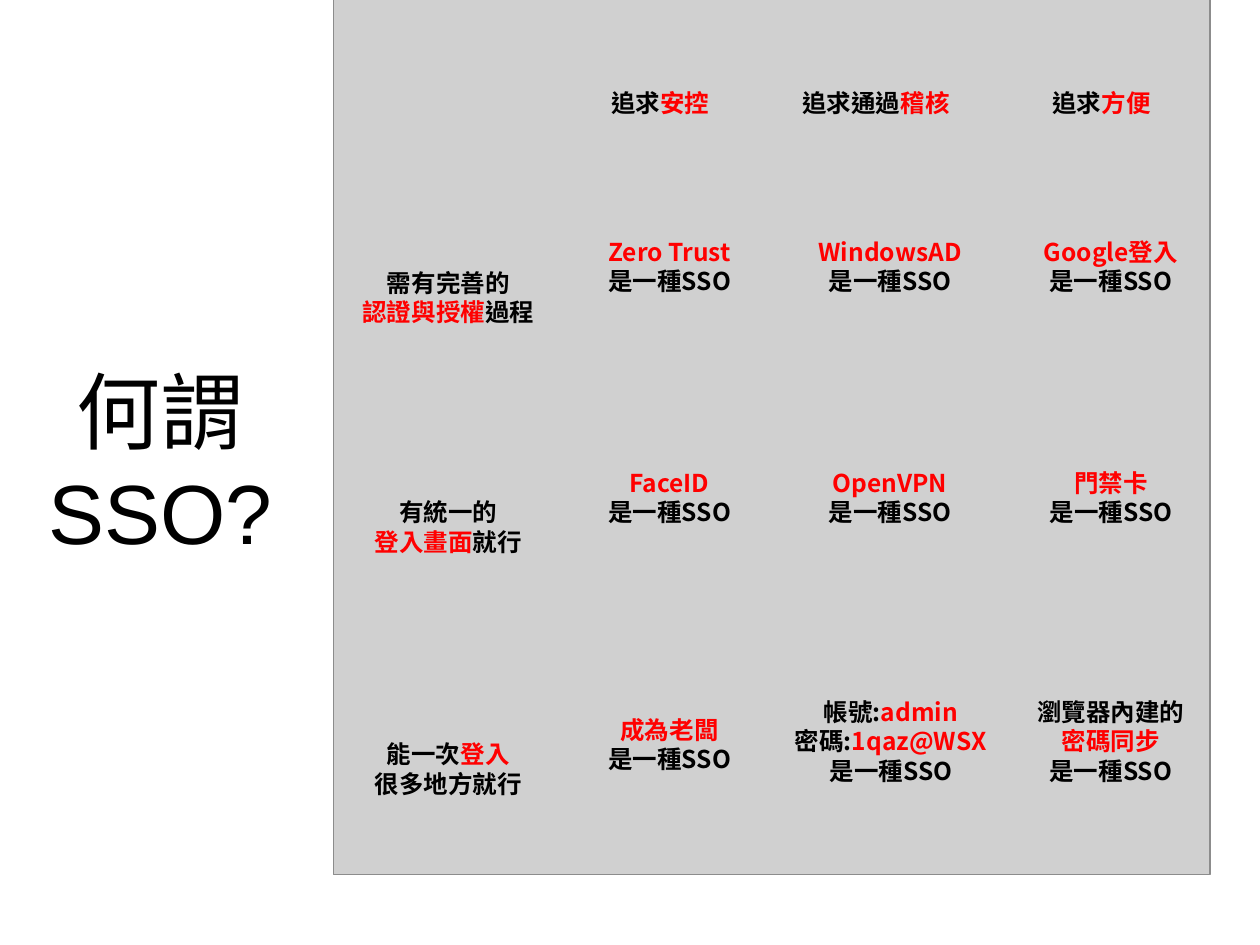
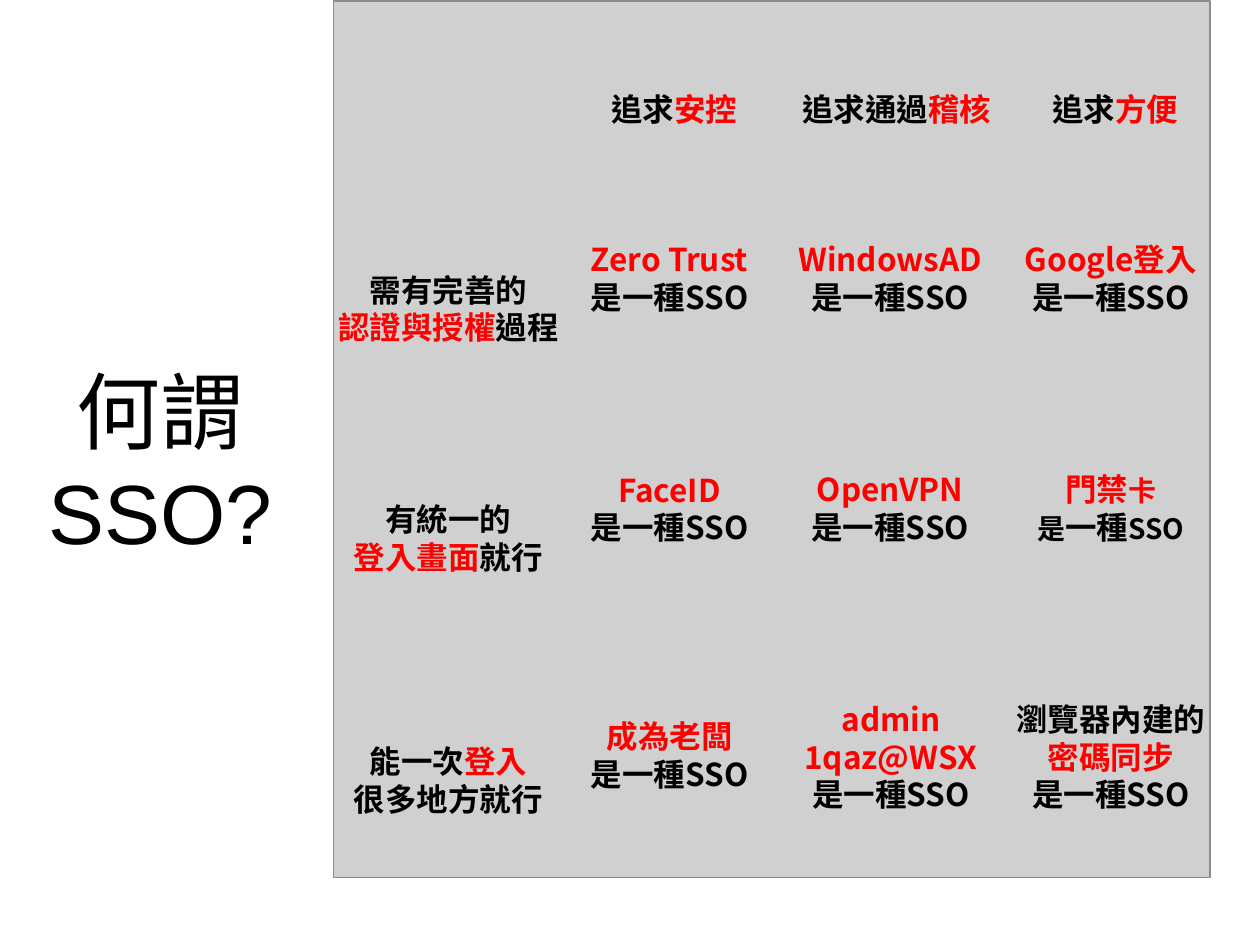
Before and after one commit to Sevenflanks/jcconf-2024-sso-flow-demo, a slide deck: slide 6 of JCC24_slide_Rhys.pptx (slide 5 before the commit). Drawn at 1260x945 pixels with LibreOffice and Linux fonts; fonts in the diff are those of the drawing; grey boxes stand for pictures; background and template pictures are left out. Boxes give left, top, right and bottom in pixels: in the first picture for what was removed or moved away, otherwise in the second. Text is boxed around its words. In the diff, an @@ line names an element or a change of style, - is before the commit and + after.

Commit message:
update slide

```diff
--- a/JCC24_slide_Rhys.pptx
+++ b/JCC24_slide_Rhys.pptx
@@ size 14 to 18 pt in 13 elements at box(338, 275, 558, 342), box(591, 247, 748, 312), box(811, 477, 968, 542), box(591, 721, 748, 789), box(354, 746, 543, 814), box(798, 245, 982, 312), box(354, 504, 543, 572), box(1025, 244, 1197, 312), box(1016, 704, 1205, 809), box(591, 478, 748, 542), box(611, 94, 737, 124), box(1052, 94, 1178, 124), box(802, 94, 991, 124) @@
@@ text "Zero Trust": place and size @@
-text "Zero Trust" at box(608, 243, 731, 292)
+text "Zero Trust" at box(591, 247, 748, 312)
@@ text "WindowsAD": place and size @@
-text "WindowsAD" at box(818, 241, 961, 292)
+text "WindowsAD" at box(798, 245, 982, 312)
@@ text "需有完善的": place and size @@
-text "需有完善的" at box(362, 271, 534, 323)
+text "需有完善的" at box(338, 275, 558, 342)
@@ text "FaceID": place and size @@
-text "FaceID" at box(608, 474, 731, 523)
+text "FaceID" at box(591, 478, 748, 542)
@@ text "門禁卡" at box(1037, 474, 1184, 542): size 14 to 18 pt, size 14 to 16 pt in "門禁卡", "是一種SSO" @@
@@ text "有統一的": place and size @@
-text "有統一的" at box(375, 500, 522, 554)
+text "有統一的" at box(354, 504, 543, 572)
@@ text "成為老闆": place and size @@
-text "成為老闆" at box(608, 718, 731, 770)
+text "成為老闆" at box(591, 721, 748, 789)
@@ text "admin": place and size @@
-text "admin" at box(795, 700, 987, 782)
+text "admin" at box(804, 705, 977, 809)
@@ text at box(804, 705, 977, 776): text changed; size 14 to 18 pt @@
-帳號:admin
-密碼:1qaz@WSX
+admin
+1qaz@WSX
@@ text "瀏覽器內建的": place and size @@
-text "瀏覽器內建的" at box(1037, 700, 1184, 782)
+text "瀏覽器內建的" at box(1016, 704, 1205, 809)
@@ text "能一次登入": place and size @@
-text "能一次登入" at box(375, 742, 522, 796)
+text "能一次登入" at box(354, 746, 543, 814)
@@ text at box(812, 774, 969, 809): size 14 to 18 pt in "是一種SSO" @@
```
Also in this commit, not shown: 9 other slides changed, 1 slide added.
